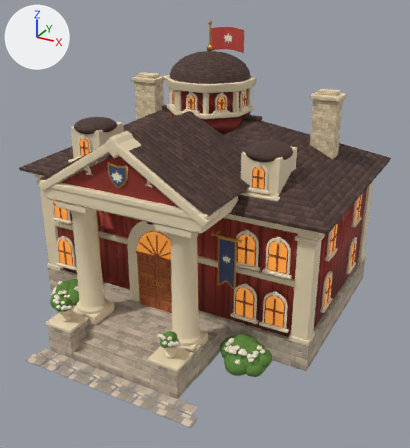
What one commit did to the Blender file art/world_assets/mayors_office/out/building_mayor.blend.
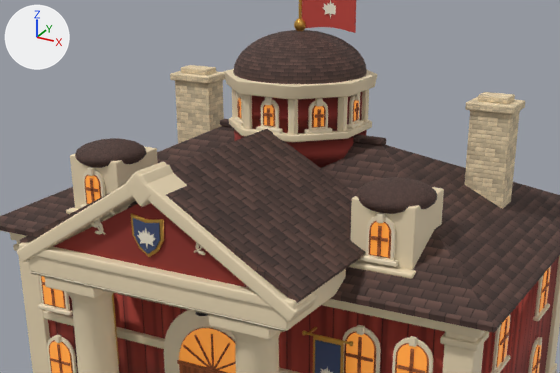
Each version appears first whole from a 50 mm lens placed at (9.59, -16.26, 11.5), pointed at (0.88, -0.42, 3.58), and next in a close-up on the part from 7% to 90% of the width and 7% to 58% of the height. Every picture has the same lights, and +X, +Y and +Z are marked at upper left. The older version's two pictures come first.

Objects in the first close-up: 'model'.
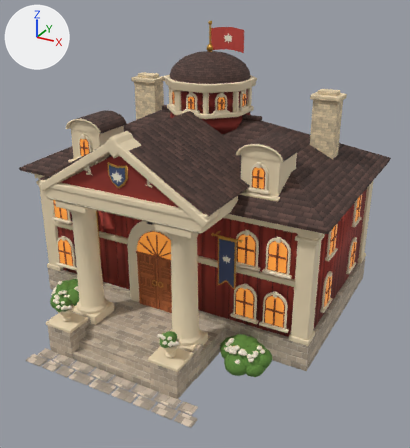
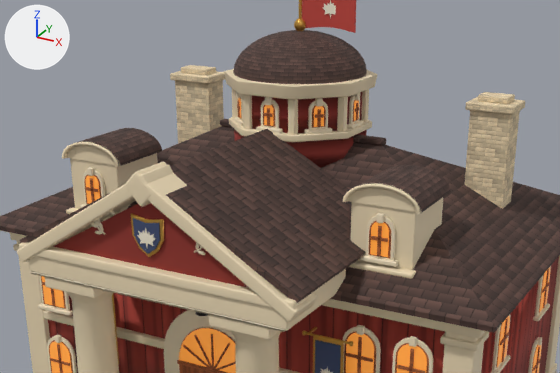
The change, as a list of edits to the scene's bpy script:
```text
Add mat_mayor_roof_arch:
    mat_mayor_roof_arch = bpy.data.materials.new('mayor_roof_arch')
    # uses the picture img_mayor_roof
    # uses the picture img_mayor_roof_n
Change me_building_mayor:
    used by ob_model
    remove me_building_mayor.from_pydata(...)  # 26819 vertices, 25735 faces; spans x -5.75..5.75, y -5.78..5.4, z -0.08..10.09
    add me_building_mayor.from_pydata(...)  # 26675 vertices, 25519 faces; spans x -5.75..5.75, y -5.78..5.4, z -0.08..10.09
    me_building_mayor part 1: the loose piece of 164 vertices spanning x -3.98..-2.52, y -1.65..-0.1, z 6.38..6.91 is rebuilt with 26 vertices and now spans x -3.99..-2.51, y -1.55..-0.05, z 6.61..7.03, in mat_mayor_roof_arch
    me_building_mayor part 2: the loose piece of 164 vertices spanning x 2.57..4.03, y -1.65..-0.1, z 6.38..6.91 is rebuilt with 26 vertices and now spans x 2.56..4.04, y -1.55..-0.05, z 6.61..7.03, in mat_mayor_roof_arch
    me_building_mayor part 3: a new loose piece of 52 vertices spanning x -3.99..-2.51, y -1.58..-1.49, z 6.61..7.03, in mat_mayor_trim (beige #efdcb8)
    me_building_mayor part 4: a new loose piece of 52 vertices spanning x 2.56..4.04, y -1.58..-1.49, z 6.61..7.03, in mat_mayor_trim (beige #efdcb8)
    me_building_mayor part 5: a new loose piece of 14 vertices spanning x -3.92..-2.58, y -1.5, z 6.61..6.96, in mat_mayor_trim (beige #efdcb8)
    me_building_mayor part 6: a new loose piece of 14 vertices spanning x 2.63..3.97, y -1.5, z 6.61..6.96, in mat_mayor_trim (beige #efdcb8)
    add me_building_mayor.materials.append(mat_mayor_roof_arch)
```

Pixel boxes [x1, y1, x2, y2] of what changed, in the close-ups (560 x 373 px):
part 1 of me_building_mayor, rebuilt
    before: [75, 138, 146, 168]
    after: [79, 128, 162, 166]
part 2 of me_building_mayor, rebuilt
    before: [355, 177, 437, 214]
    after: [357, 165, 450, 212]
part 3 of me_building_mayor, added
    after: [62, 141, 120, 167]
part 4 of me_building_mayor, added (beige)
    after: [343, 183, 422, 214]
part 5 of me_building_mayor, added (beige)
    after: [67, 145, 114, 165]
part 6 of me_building_mayor, added (beige)
    after: [348, 188, 416, 212]
